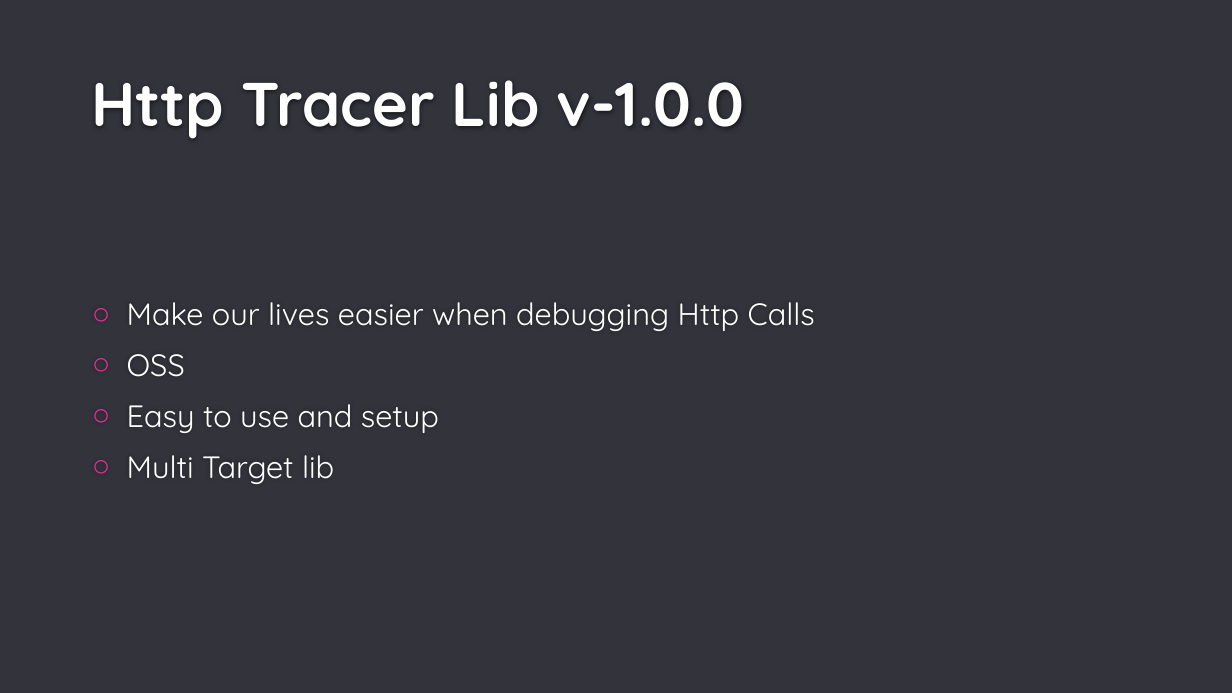
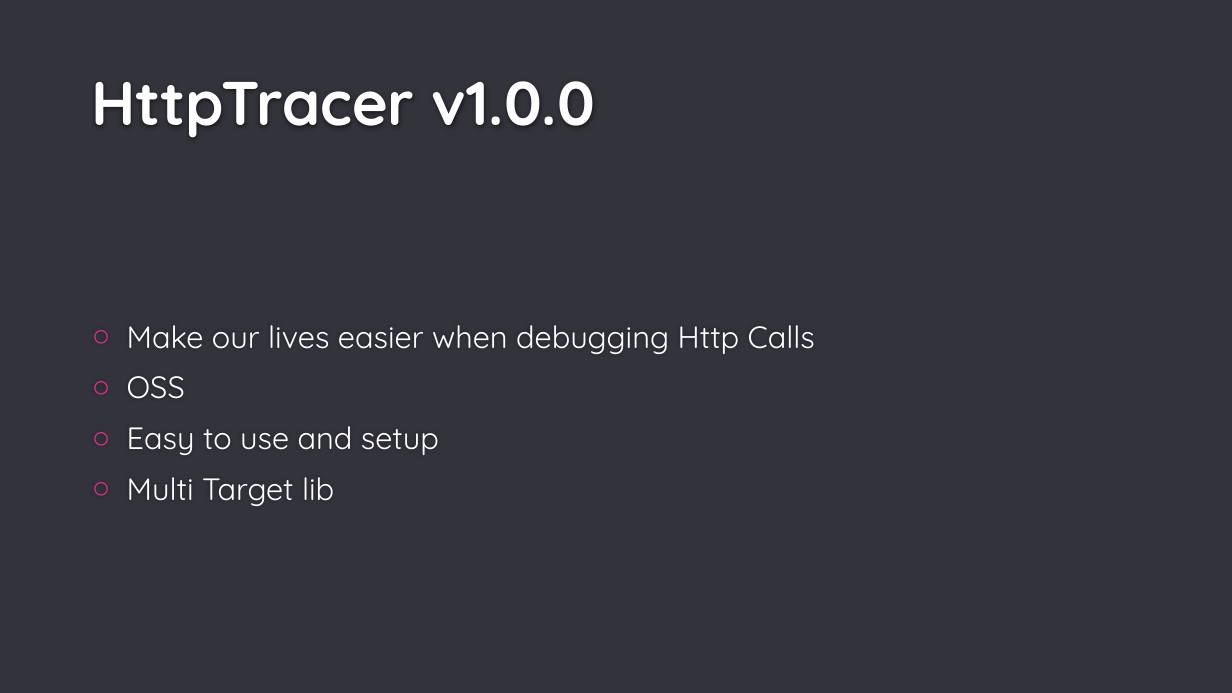
Before and after one commit to TorontoMobileDevelopers/Presentations, a slide deck: slide 12 of 2018-05-15_Build_HttpTracer_XF3/2018-05-15_Build_HttpTracer_XF3.pptx. Drawn at 1232x693 pixels with LibreOffice and Linux fonts; fonts in the diff are those of the drawing; background and template pictures are left out. Boxes give left, top, right and bottom in pixels: in the first picture for what was removed or moved away, otherwise in the second. Text is boxed around its words. In the diff, an @@ line names an element or a change of style, - is before the commit and + after.

```diff
--- a/2018-05-15_Build_HttpTracer_XF3/2018-05-15_Build_HttpTracer_XF3.pptx
+++ b/2018-05-15_Build_HttpTracer_XF3/2018-05-15_Build_HttpTracer_XF3.pptx
@@ title at bbox=[91, 81, 595, 138]: text changed @@
-Http Tracer Lib v-1.0.0
+HttpTracer v1.0.0
@@ text "Make our lives easier when ...": place and size @@
-text "Make our lives easier when ..." at bbox=[127, 302, 815, 484]
+text "Make our lives easier when ..." at bbox=[127, 325, 815, 506]
```
Also in this commit, not shown: 7 other slides changed, 29 slides added, 1 slide removed, 1 other file.
